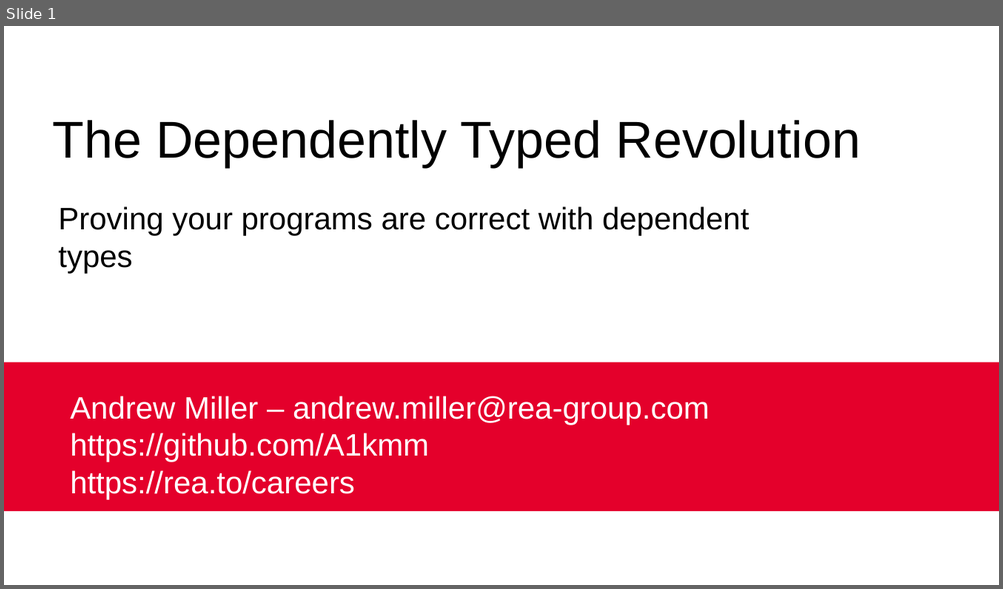
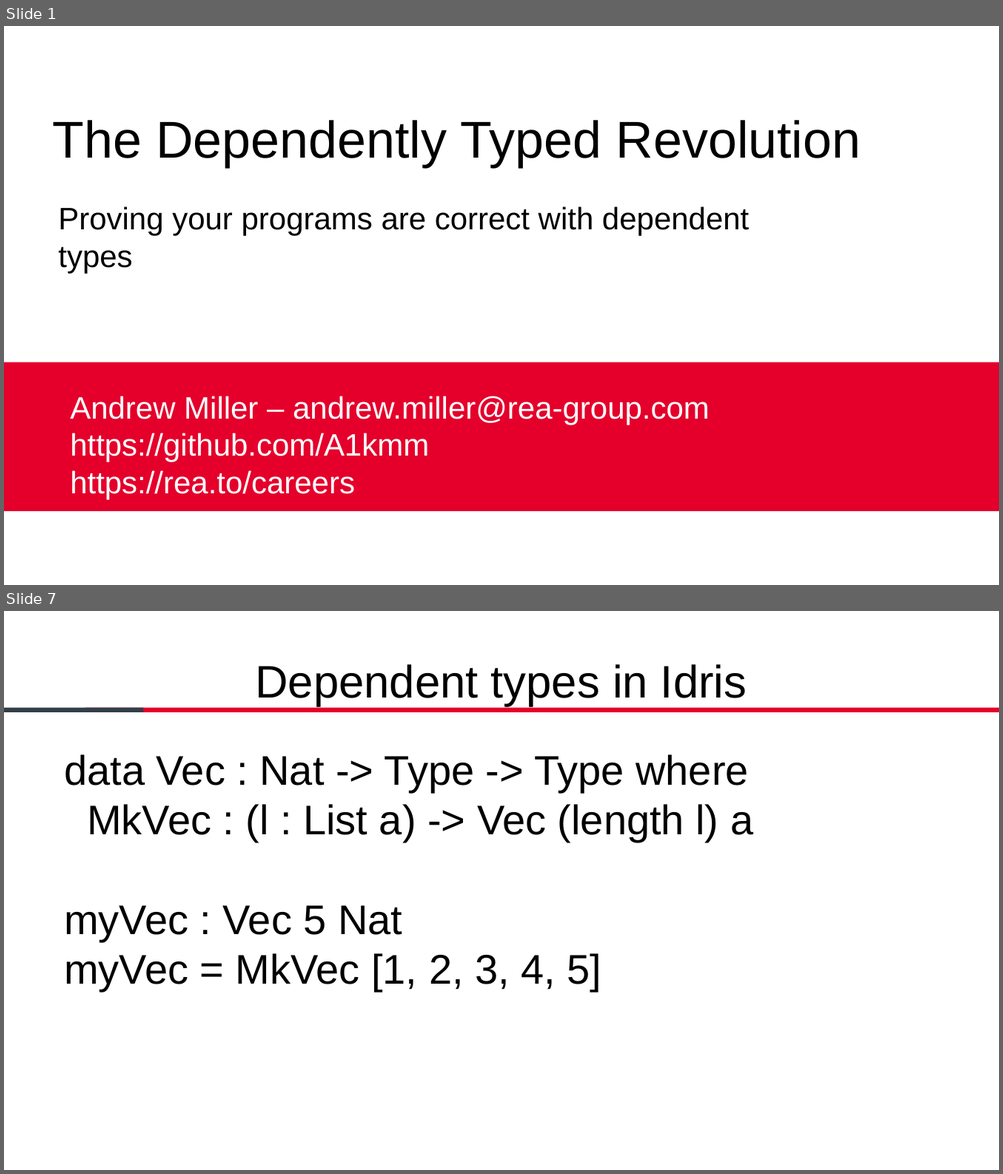
Before and after one commit to A1kmm/dependently-typed-revolution-lambdajam, a slide deck: Talk.pptx. Shown one above the other, each under a label of ours: slide 1 before the commit, slides 1 and 7 after it; the slides between them are not shown. The pictures are 1003x589 and 1003x1174 pixels, drawn with LibreOffice and Linux fonts; fonts in the diff are those of the drawing; background and template pictures are left out. Boxes give left, top, right and bottom in pixels: in the first picture for what was removed or moved away, otherwise in the second. Text is boxed around its words. In the diff, an @@ line names an element or a change of style, - is before the commit and + after.

```diff
--- a/Talk.pptx
+++ b/Talk.pptx
@@ slide 7 added at (4,611,999,1170), background #FFFFFF @@
@@ text added at (256,664,746,706), 44 pt, text #000000 @@
+Dependent types in Idris
@@ rectangle added at (4,708,144,712), fill #333F48 @@
@@ rectangle added at (85,708,999,712), fill #E4002B @@
@@ text added at (64,755,753,991), 40 pt, text #000000 @@
+data Vec : Nat -> Type -> Type where
+MkVec : (l : List a) -> Vec (length l) a
+myVec : Vec 5 Nat
+myVec = MkVec [1, 2, 3, 4, 5]
@@ text added at (422,781,532,821), 40 pt, text #FFFFFF @@
+Types
@@ text added at (417,964,540,990), 40 pt, text #FFFFFF @@
+Values
```
Also in this commit, not shown: 1 slide changed, 5 other slides added, 1 slide removed, 1 other file.
